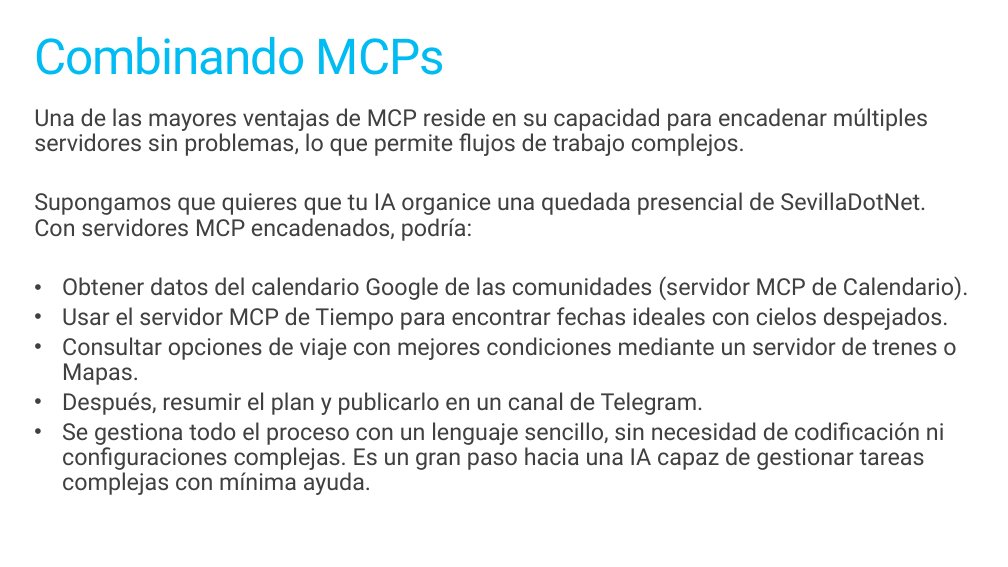
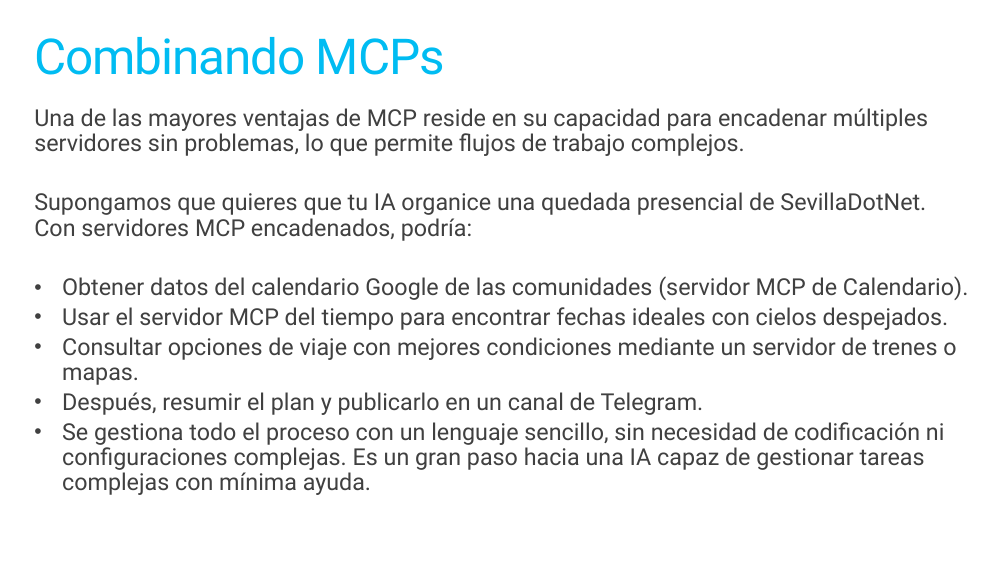
Before and after one commit to jsuarezruiz/sevilladotnet-mcp-materials, a slide deck: slide 47 of introduccion-mcp.pptx. Drawn at 1008x567 pixels with LibreOffice and Linux fonts; fonts in the diff are those of the drawing. Boxes give left, top, right and bottom in pixels: in the first picture for what was removed or moved away, otherwise in the second. Text is boxed around its words. In the diff, an @@ line names an element or a change of style, - is before the commit and + after.

```diff
--- a/introduccion-mcp.pptx
+++ b/introduccion-mcp.pptx
@@ text at <box>62,307,956,385</box>: text changed @@
-• Usar el servidor MCP de Tiempo para encontrar fechas ideales con cielos despejados.
-• Consultar opciones de viaje con mejores condiciones mediante un servidor de trenes o Mapas.
+• Usar el servidor MCP del tiempo para encontrar fechas ideales con cielos despejados.
+• Consultar opciones de viaje con mejores condiciones mediante un servidor de trenes o mapas.
```
Also in this commit, not shown: 1 other slide changed, 1 slide added, 1 other file.
